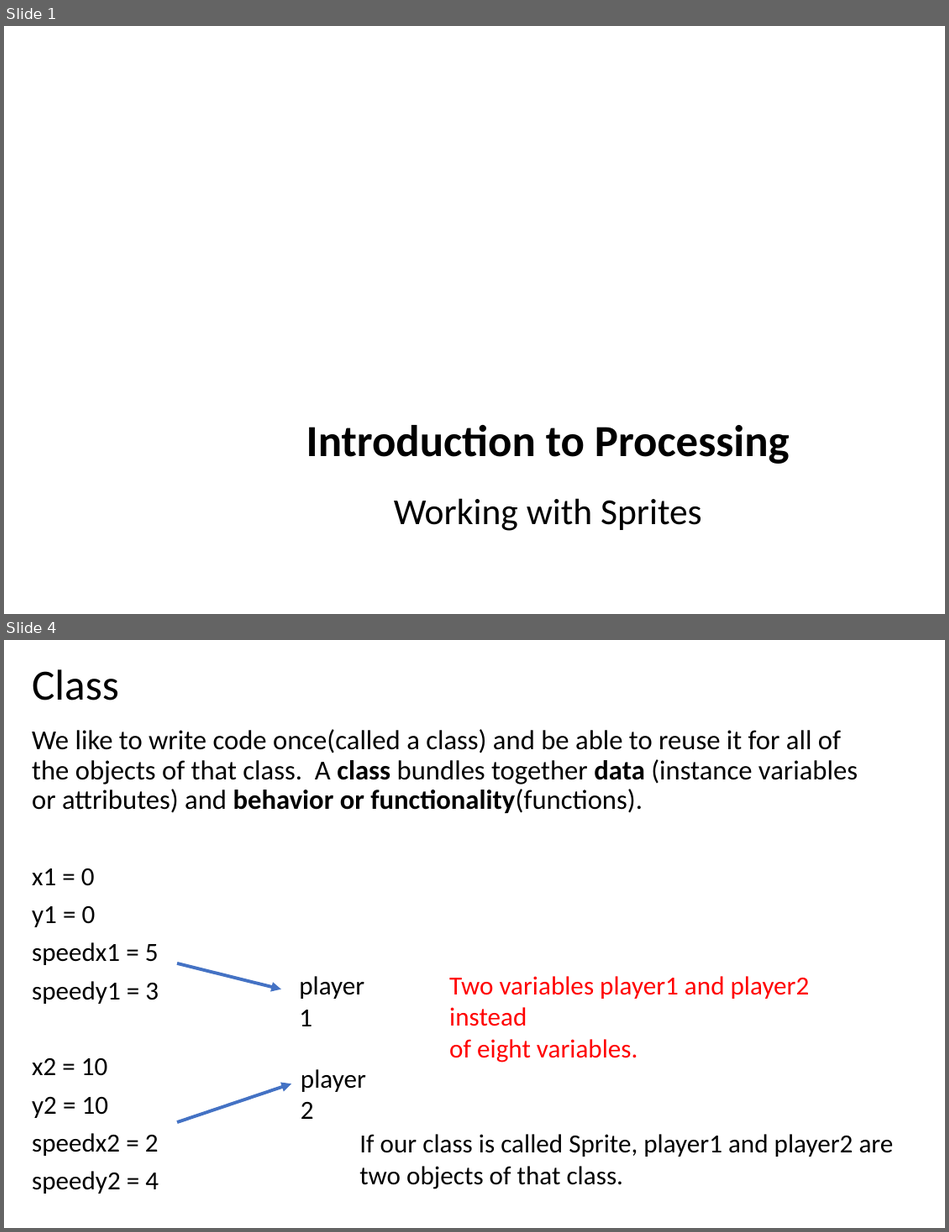
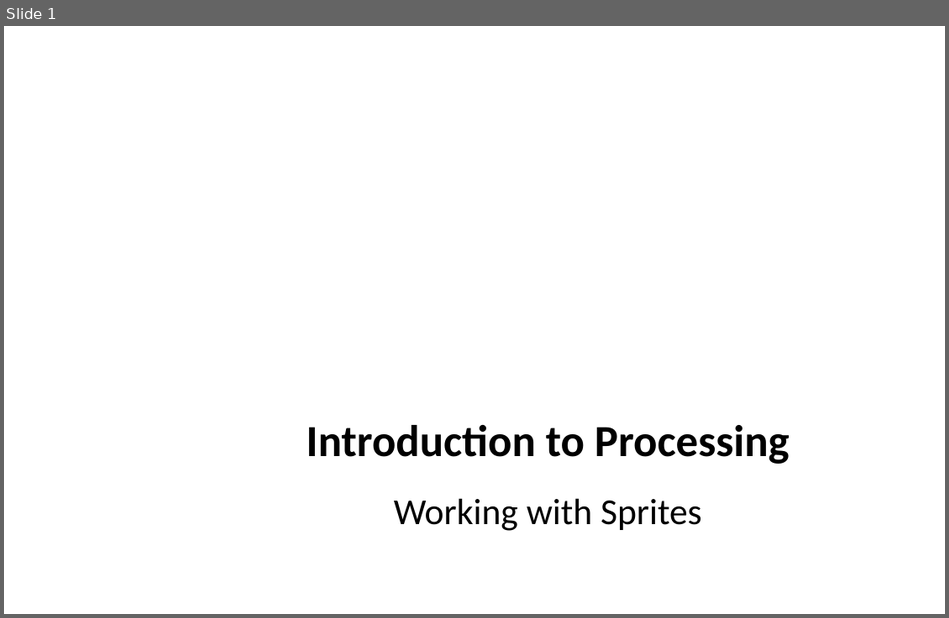
Before and after one commit to LongBaoNguyen/longbaonguyen.github.io, a slide deck: courses/apcsp/processing_arcade/processing3.pptx. Shown one above the other, each under a label of ours: slides 1 and 4 before the commit, slide 1 after it; the slides between them are not shown. The pictures are 949x1232 and 949x618 pixels, drawn with LibreOffice and Linux fonts; fonts in the diff are those of the drawing. Boxes give left, top, right and bottom in pixels: in the first picture for what was removed or moved away, otherwise in the second. Text is boxed around its words. In the diff, an @@ line names an element or a change of style, - is before the commit and + after.

```diff
--- a/courses/apcsp/processing_arcade/processing3.pptx
+++ b/courses/apcsp/processing_arcade/processing3.pptx
@@ slide 4 removed at (4,640,945,1228), background #FFFFFF @@
@@ title removed at (32,669,119,700) @@
-Class
@@ text removed at (32,729,857,1194) @@
-We like to write code once(called a class) and be able to reuse it for all of the objects of that class. A class bundles together data (instance variables or attributes) and behavior or functionality(functions).
-x1 = 0
-y1 = 0
-speedx1 = 5
-speedy1 = 3
-x2 = 10
-y2 = 10
-speedx2 = 2
-speedy2 = 4
@@ arrow removed from (177, 963) to (281, 989) @@
@@ text removed at (290,964,385,1006) @@
-player1
@@ text removed at (449,976,810,1063) @@
-Two variables player1 and player2 instead
-of eight variables.
@@ text removed at (291,1057,386,1098) @@
-player2
@@ arrow removed from (177, 1123) to (291, 1084) @@
@@ text removed at (359,1134,894,1189) @@
-If our class is called Sprite, player1 and player2 are
-two objects of that class.
```
Also in this commit, not shown: 13 slides changed, 1 slide added, 2 other slides removed, 8 other files.
